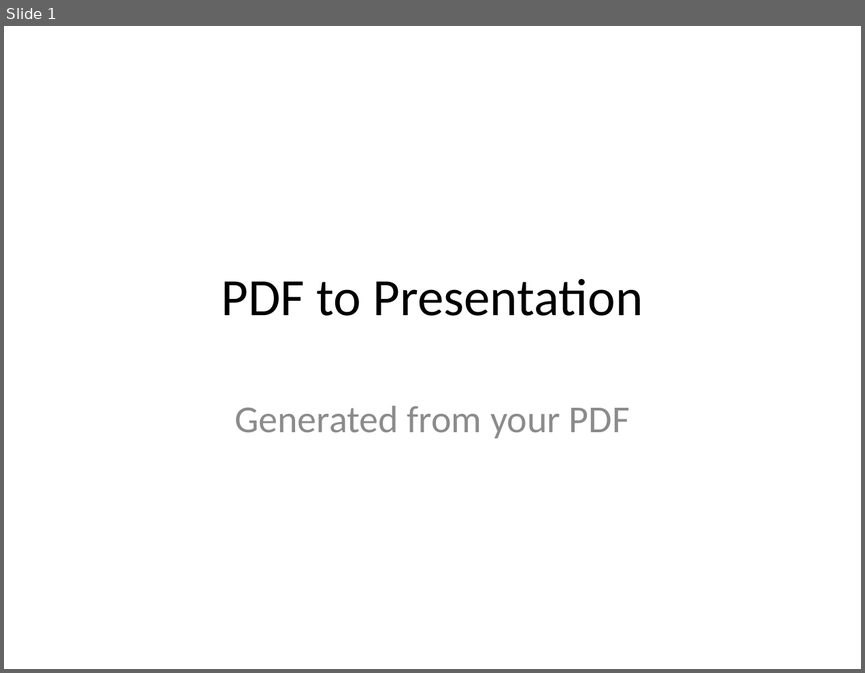
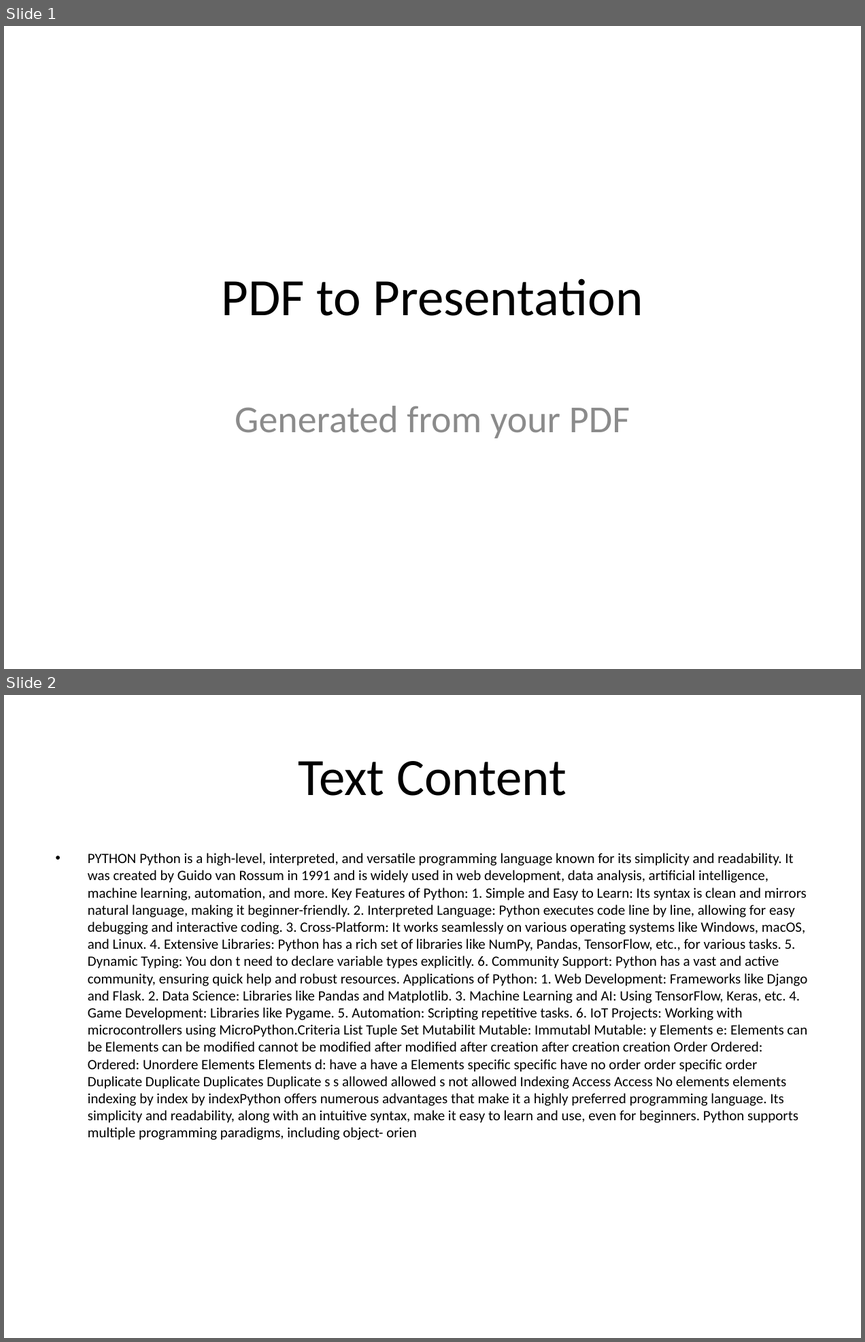
Before and after one commit to arigelasriharsha/pdfprocessor, a slide deck: outputs/pdf_presentation.pptx. Shown one above the other, each under a label of ours: slide 1 before the commit, slides 1 and 2 after it. The pictures are 865x673 and 865x1342 pixels, drawn with LibreOffice and Linux fonts; fonts in the diff are those of the drawing. Boxes give left, top, right and bottom in pixels: in the first picture for what was removed or moved away, otherwise in the second. Text is boxed around its words. In the diff, an @@ line names an element or a change of style, - is before the commit and + after.

Commit message:
Initial commit for PDF Processor project

```diff
--- a/outputs/pdf_presentation.pptx
+++ b/outputs/pdf_presentation.pptx
@@ slide 2 added at (x1=4, y1=695, x2=861, y2=1338), background #FFFFFF @@
@@ title added at (x1=298, y1=761, x2=566, y2=796), 44 pt, text #000000 @@
+Text Content
@@ text added at (x1=88, y1=853, x2=808, y2=1140), 12 pt, text #000000 @@
+• PYTHON Python is a high-level, interpreted, and versatile programming language known for its simplicity and readability. It was created by Guido van Rossum in 1991 and is widely used in web development, data analysis, artificial intelligence, machine learning, automation, and more. Key Features of Python: 1. Simple and Easy to Learn: Its syntax is clean and mirrors natural language, making it beginner-friendly. 2. Interpreted Language: Python executes code line by line, allowing for easy debugging and interactive coding. 3. Cross-Platform: It works seamlessly on various operating systems like Windows, macOS, and Linux. 4. Extensive Libraries: Python has a rich set of libraries like NumPy, Pandas, TensorFlow, etc., for various tasks. 5. Dynamic Typing: You don t need to declare variable types explicitly. 6. Community Support: Python has a vast and active community, ensuring quick help and robust resources. Applications of Python: 1. Web Development: Frameworks like Django and Flask. 2. Data Science: Libraries like Pandas and Matplotlib. 3. Machine Learning and AI: Using TensorFlow, Keras, etc. 4. Game Development: Libraries like Pygame. 5. Automation: Scripting repetitive tasks. 6. IoT Projects: Working with microcontrollers using MicroPython.Criteria List Tuple Set Mutabilit Mutable: Immutabl Mutable: y Elements e: Elements can be Elements can be modified cannot be modified after modified after creation after creation creation Order Ordered: Ordered: Unordere Elements Elements d: have a have a Elements specific specific have no order order specific order Duplicate Duplicate Duplicates Duplicate s s allowed allowed s not allowed Indexing Access Access No elements elements indexing by index by indexPython offers numerous advantages that make it a highly preferred programming language. Its simplicity and readability, along with an intuitive syntax, make it easy to learn and use, even for beginners. Python supports multiple programming paradigms, including object- orien
```
Also in this commit, not shown: 2 other slides added, 1 slide removed, 10 other files.
